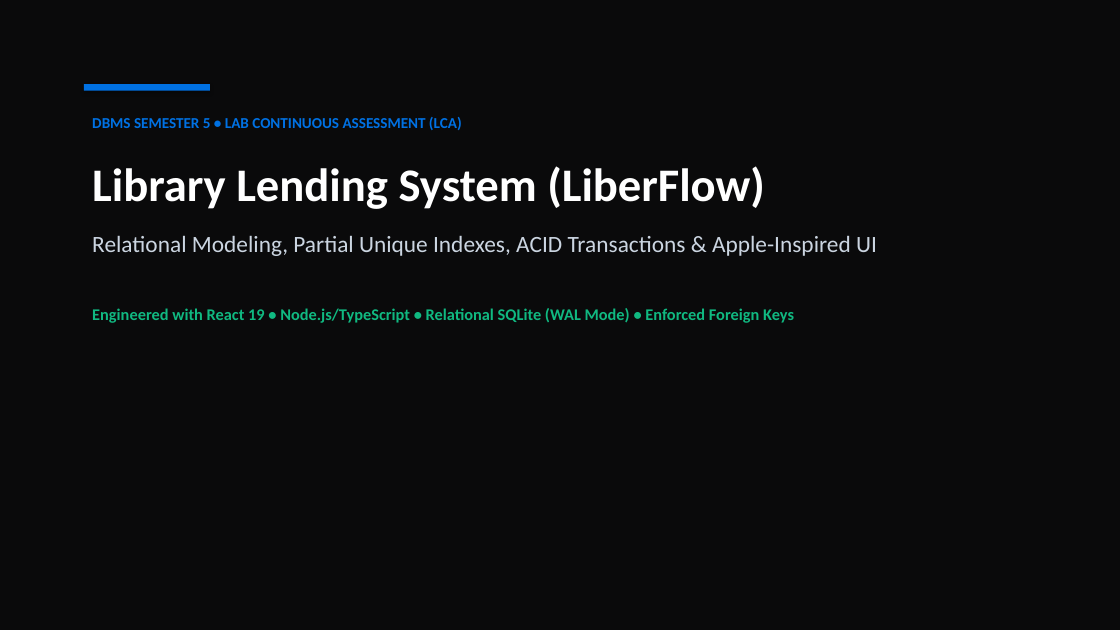
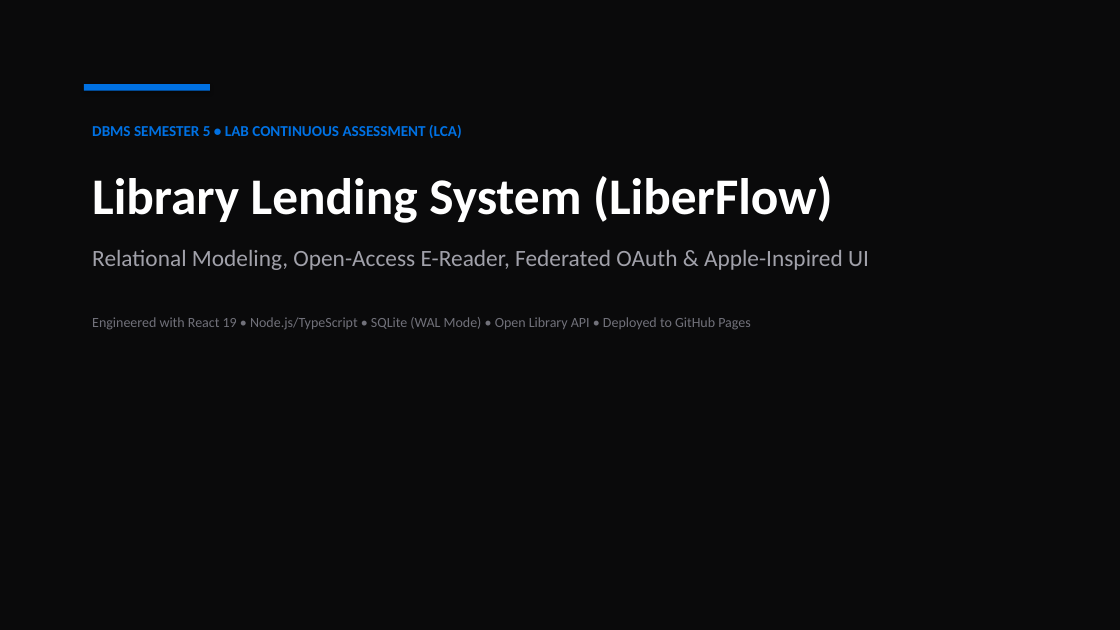
Before and after one commit to themellowhost/library-lending-system, a slide deck: slide 1 of Library_Lending_System_Presentation.pptx. Drawn at 1120x630 pixels with LibreOffice and Linux fonts; fonts in the diff are those of the drawing. Boxes give left, top, right and bottom in pixels: in the first picture for what was removed or moved away, otherwise in the second. Text is boxed around its words. In the diff, an @@ line names an element or a change of style, - is before the commit and + after.

Commit message:
docs: Update presentation deck to include open-access e-reader, RBAC role views, federated OAuth, and renewal engine

```diff
--- a/Library_Lending_System_Presentation.pptx
+++ b/Library_Lending_System_Presentation.pptx
@@ text "DBMS SEMESTER 5 • LAB ...": place and size @@
-text "DBMS SEMESTER 5 • LAB ..." at [92, 117, 877, 323]
+text "DBMS SEMESTER 5 • LAB ..." at [92, 125, 869, 330]
@@ text at [92, 176, 833, 223]: size 40 to 44 pt in "Library Lending System (LiberFlow)" @@
@@ text at [92, 250, 869, 330]: text changed; size 14 to 12 pt; text colour #10B981 to #71717A; bold off @@
-Relational Modeling, Partial Unique Indexes, ACID Transactions & Apple-Inspired UI
-Engineered with React 19 • Node.js/TypeScript • Relational SQLite (WAL Mode) • Enforced Foreign Keys
+Relational Modeling, Open-Access E-Reader, Federated OAuth & Apple-Inspired UI
+Engineered with React 19 • Node.js/TypeScript • SQLite (WAL Mode) • Open Library API • Deployed to GitHub Pages
```
Also in this commit, not shown: 7 other slides changed, 2 slides added, 2 slides removed, 1 other file.
